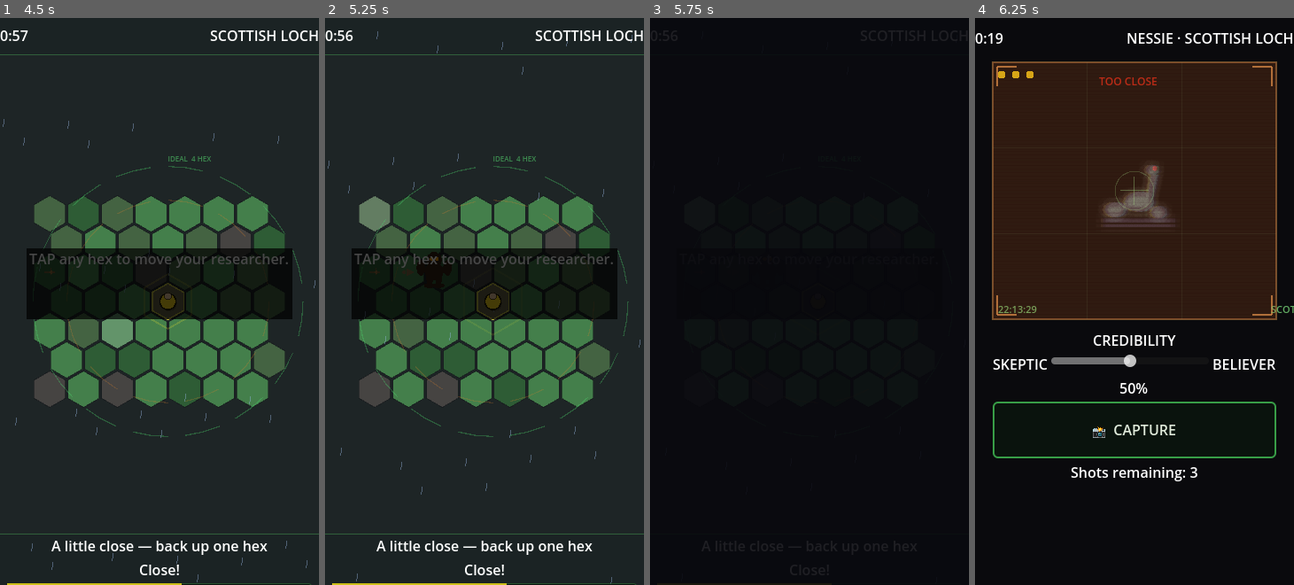
Above: before the commit, frames 1-4 (left to right).
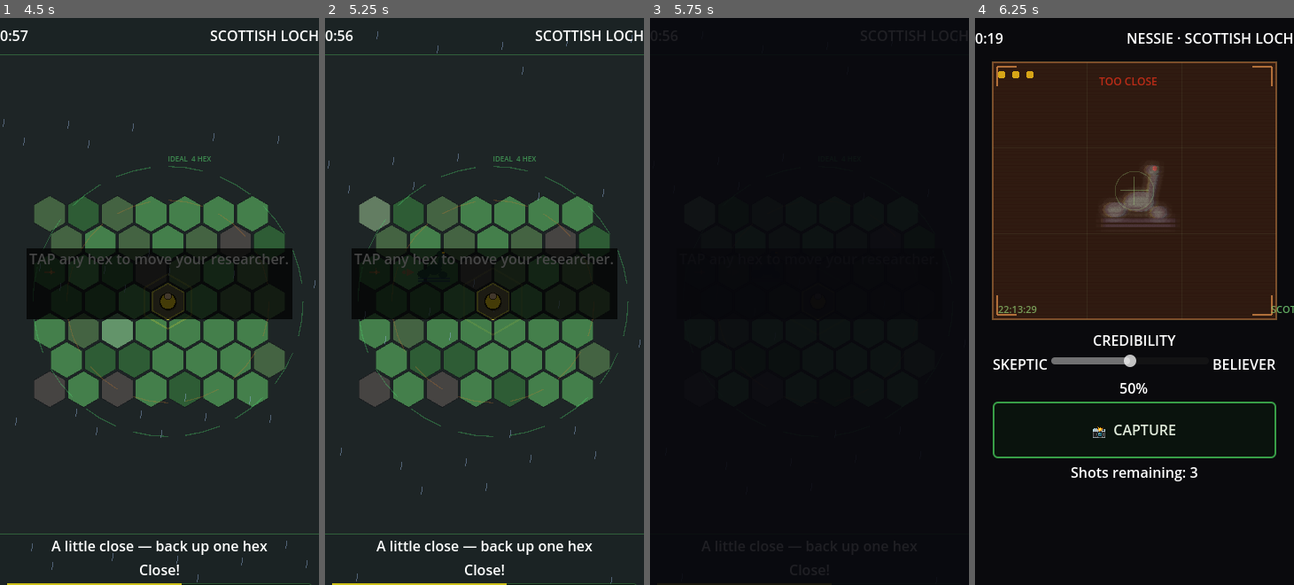
Above: after the commit, the same moments.

Repository: deepaanna/Sighting
Game: Godot game, scene res://scenes/game_specific/menu/main_menu.tscn
The game is run twice, just before and just after one commit, with the same random seed, the same clock (stepped at 60 frames per second) and the same inputs.
Inputs (mouse positions are in pixels of both pictures, inside the frame that each line leads up to):
- Up to frame 1 (4.5 s): click "START EXPEDITION" at 0.5 s; click "BEGIN EXPEDITION" at 1.25 s; move the mouse to (229, 273) at 2.02 s; click (229, 273) at 2.17 s; tap Enter at 2.75, 3.5, 4.25 s; drag from (95, 329) to (143, 414) at 2.77 s; move the mouse to (191, 176) at 3.52 s; click (191, 176) at 3.67 s; drag from (143, 414) to (63, 216) at 4.27 s
- Up to frame 2 (5.25 s): tap Enter at 5 s; move the mouse to (580, 386) at 5.02 s; click (580, 386) at 5.17 s
- Up to frame 3 (5.75 s): no input
- Up to frame 4 (6.25 s): tap Enter at 5.75 s; drag from (1038, 216) to (1086, 159) at 5.77 s

Frame 1 is identical in both runs. In frame 2, less than 0.1% of the frame differs, in the area x 28-38%, y 41-45%; in frame 3, less than 0.1%; in frame 4, nothing differs.

Commit message:
Added Haptics and fx

Diff:
--- a/scenes/game_specific/camera/camera_phase.gd
+++ b/scenes/game_specific/camera/camera_phase.gd
@@ -372,10 +372,51 @@
 func _on_slider_changed(val: float) -> void:
 	_slider_value    = val / 100.0
 	_slider_pct.text = "%d%%" % int(val)
+	if not Codex.get_value("sighting", "slider_tooltip_shown", false):
+		if val < 25.0 or val > 75.0:
+			Codex.set_value("sighting", "slider_tooltip_shown", true)
+			_show_slider_tooltip(val > 50.0)
+
+
+func _show_slider_tooltip(is_believer: bool) -> void:
+	var side := "BELIEVER" if is_believer else "SKEPTIC"
+	var lbl                  := Label.new()
+	lbl.text                  = "%s extremes cut your score.\nDrag the dial toward CENTER\nfor the sharpest result." % side
+	lbl.horizontal_alignment  = HORIZONTAL_ALIGNMENT_CENTER
+	lbl.autowrap_mode         = TextServer.AUTOWRAP_WORD
+	lbl.size                  = Vector2(288, 68)
+	lbl.position              = Vector2(36, 292)
+	lbl.z_index               = 20
+	lbl.modulate              = Color(1.0, 0.78, 0.18, 0.0)
+	var bg                   := ColorRect.new()
+	bg.color                  = Color(0.0, 0.0, 0.0, 0.84)
+	bg.size                   = lbl.size
+	bg.mouse_filter           = Control.MOUSE_FILTER_IGNORE
+	lbl.add_child(bg)
+	lbl.move_child(bg, 0)
+	add_child(lbl)
+	var tw := create_tween()
+	tw.tween_property(lbl, "modulate:a", 1.0, 0.30)
+	tw.tween_interval(4.5)
+	tw.tween_property(lbl, "modulate:a", 0.0, 0.40)
+	tw.tween_callback(lbl.queue_free)
 
 
 func _flash_shutter() -> void:
 	AudioManager.play_sfx("shutter")
+
+	# Punchy 2-step screen shake — shakes viewfinder and HUD together
+	var dx := randf_range(5.0, 9.0) * (1.0 if randi() % 2 == 0 else -1.0)
+	var dy := randf_range(3.0, 6.0) * (1.0 if randi() % 2 == 0 else -1.0)
+	var st := create_tween()
+	st.tween_property(self,  "position", Vector2(dx, dy),                   0.028)
+	st.tween_property(self,  "position", Vector2(-dx * 0.35, -dy * 0.35),   0.032)
+	st.tween_property(self,  "position", Vector2.ZERO,                       0.055)
+	var ht := create_tween()
+	ht.tween_property($HUD, "offset", Vector2(dx, dy),                      0.028)
+	ht.tween_property($HUD, "offset", Vector2(-dx * 0.35, -dy * 0.35),      0.032)
+	ht.tween_property($HUD, "offset", Vector2.ZERO,                         0.055)
+
 	var flash        := ColorRect.new()
 	flash.color       = Color(1.0, 1.0, 1.0, 0.75)
 	flash.set_anchors_preset(Control.PRESET_FULL_RECT)
--- a/scenes/game_specific/field/cryptid.gd
+++ b/scenes/game_specific/field/cryptid.gd
@@ -1,12 +1,17 @@
-## Cryptid — Visual token for the cryptid on the field.
-## Concealed until researcher enters camera range.
-## Draws a rough, intentionally-sketchy Bigfoot silhouette.
-## Step 6 will replace _draw() with per-cryptid sprites + blur shaders.
+## Cryptid — Visual token on the field hex grid.
+## Hidden until researcher enters camera range, then briefly revealed before
+## the camera phase launches. Draws a per-cryptid silhouette.
 
 extends Node2D
 
 var _revealed := false
-var _tween: Tween
+var _ctype    := "bigfoot"
+var _tween:   Tween
+
+
+func setup(ctype: String) -> void:
+	_ctype = ctype
+	queue_redraw()
 
 
 func reveal() -> void:
@@ -25,7 +30,6 @@
 	queue_redraw()
 
 
-## Tween to new world position — slower than the researcher to feel lumbering.
 func move_to(world_pos: Vector2) -> void:
 	if _tween:
 		_tween.kill()
@@ -36,30 +40,102 @@
 func _draw() -> void:
 	if not _revealed:
 		return
-	var fur  := Color(0.20, 0.13, 0.08)
-	var eye  := Color(0.92, 0.60, 0.05)
-	# Feet
-	_blob(Vector2(-5, 15), 7, 3, fur)
-	_blob(Vector2(5, 15), 7, 3, fur)
-	# Legs
-	_blob(Vector2(-5, 7), 4, 8, fur)
-	_blob(Vector2(5, 7), 4, 8, fur)
-	# Body
-	_blob(Vector2(0, -1), 11, 10, fur)
-	# Arms (raised, menacing)
-	_blob(Vector2(-15, -5), 5, 9, fur)
-	_blob(Vector2(15, -5), 5, 9, fur)
-	# Head
-	_blob(Vector2(0, -14), 9, 9, fur)
-	# Eyes
-	draw_circle(Vector2(-3, -15), 2.2, eye)
-	draw_circle(Vector2(3, -15), 2.2, eye)
+	match _ctype:
+		"nessie":     _draw_nessie()
+		"mothman":    _draw_mothman()
+		"chupacabra": _draw_chupacabra()
+		_:            _draw_bigfoot()
 
 
-## Approximate ellipse via polygon.
+# ── Bigfoot ───────────────────────────────────────────────────────────────
+
+func _draw_bigfoot() -> void:
+	var fur := Color(0.20, 0.13, 0.08)
+	var eye := Color(0.92, 0.60, 0.05)
+	_blob(Vector2(-5, 15),  7,  3, fur)
+	_blob(Vector2( 5, 15),  7,  3, fur)
+	_blob(Vector2(-5,  7),  4,  8, fur)
+	_blob(Vector2( 5,  7),  4,  8, fur)
+	_blob(Vector2( 0, -1), 11, 10, fur)
+	_blob(Vector2(-15, -5), 5,  9, fur)
+	_blob(Vector2( 15, -5), 5,  9, fur)
+	_blob(Vector2( 0, -14), 9,  9, fur)
+	draw_circle(Vector2(-3, -15), 2.2, eye)
+	draw_circle(Vector2( 3, -15), 2.2, eye)
+
+
+# ── Nessie ────────────────────────────────────────────────────────────────
+
+func _draw_nessie() -> void:
+	var body  := Color(0.10, 0.24, 0.18)
+	var water := Color(0.08, 0.16, 0.30, 0.55)
+	var eye   := Color(0.88, 0.68, 0.08)
+	# Humps
+	_blob(Vector2(-12, 2), 7, 5, body)
+	_blob(Vector2(  0,-3), 9, 6, body)
+	_blob(Vector2( 10, 3), 5, 4, body)
+	# Neck + head
+	var neck := PackedVector2Array([
+		Vector2(3, -5), Vector2(8, -5), Vector2(11, -18), Vector2(6, -19)
+	])
+	draw_colored_polygon(neck, body)
+	_blob(Vector2(7, -21), 4, 3, body)
+	draw_circle(Vector2(10, -22), 1.4, eye)
+	# Water surface
+	draw_line(Vector2(-18, 7), Vector2(18, 7), water, 2.5)
+	draw_line(Vector2(-18, 10), Vector2(18, 10), water, 1.5)
+
+
+# ── Mothman ───────────────────────────────────────────────────────────────
+
+func _draw_mothman() -> void:
+	var wing  := Color(0.07, 0.05, 0.10)
+	var torso := Color(0.12, 0.08, 0.16)
+	var eye   := Color(0.92, 0.06, 0.04)
+	# Wings
+	var lw := PackedVector2Array([
+		Vector2(0, -6), Vector2(-22, -13), Vector2(-22, 5), Vector2(-8, 8)
+	])
+	var rw := PackedVector2Array([
+		Vector2(0, -6), Vector2( 22, -13), Vector2( 22, 5), Vector2( 8, 8)
+	])
+	draw_colored_polygon(lw, wing)
+	draw_colored_polygon(rw, wing)
+	_blob(Vector2(0, 2), 5, 11, torso)
+	# Glowing eyes
+	draw_circle(Vector2(-3, -8), 3.0, Color(eye.r, eye.g, eye.b, 0.45))
+	draw_circle(Vector2( 3, -8), 3.0, Color(eye.r, eye.g, eye.b, 0.45))
+	draw_circle(Vector2(-3, -8), 1.8, eye)
+	draw_circle(Vector2( 3, -8), 1.8, eye)
+
+
+# ── Chupacabra ────────────────────────────────────────────────────────────
+
+func _draw_chupacabra() -> void:
+	var hide  := Color(0.20, 0.14, 0.10)
+	var spine := Color(0.52, 0.16, 0.06)
+	var eye   := Color(0.82, 0.06, 0.04)
+	# Crouched body
+	var bod := PackedVector2Array([
+		Vector2(-10, 12), Vector2(-14, 2), Vector2(-8, -8),
+		Vector2( 2, -11), Vector2(12, -3), Vector2(13, 9),
+		Vector2( 3, 14),
+	])
+	draw_colored_polygon(bod, hide)
+	_blob(Vector2(-8, 15), 3, 4, hide)
+	_blob(Vector2( 5, 16), 3, 4, hide)
+	# Spine ridges
+	for i: int in 4:
+		draw_circle(Vector2(-5.0 + i * 4.5, -9.5), 2.2, spine)
+	draw_circle(Vector2(-6, -4), 2.2, eye)
+	draw_circle(Vector2(-6, -4), 1.0, Color(1.0, 0.4, 0.3))
+
+
+# ── Shared ────────────────────────────────────────────────────────────────
+
 func _blob(center: Vector2, rx: float, ry: float, color: Color, segs: int = 10) -> void:
 	var p := PackedVector2Array()
-	for i in segs:
-		var a := TAU * i / segs
+	for i: int in segs:
+		var a := TAU * float(i) / float(segs)
 		p.append(center + Vector2(cos(a) * rx, sin(a) * ry))
 	draw_colored_polygon(p, color)
--- a/scenes/game_specific/field/field.gd
+++ b/scenes/game_specific/field/field.gd
@@ -104,6 +104,7 @@
 
 	_daily            = DailyCryptid.get_today()
 	_sweet_spot       = _daily.get("sweet_spot", 3)
+	_cryptid.setup(_daily.get("cryptid_type", "bigfoot") as String)
 	_zone_label.text  = _daily.get("zone_display", "UNKNOWN")
 	_hint_label.text  = ""
 	_running          = true
--- a/scenes/game_specific/field/proximity_system.gd
+++ b/scenes/game_specific/field/proximity_system.gd
@@ -16,11 +16,12 @@
 
 var _current_level := 0
 var _pulse_timer   := 0.0
-var _is_android    := false
+var _has_haptics   := false
 
 
 func _ready() -> void:
-	_is_android = OS.get_name() == "Android"
+	var platform := OS.get_name()
+	_has_haptics = platform == "Android" or platform == "iOS"
 
 
 # =====================================================================
@@ -86,7 +87,7 @@
 
 
 func _buzz(duration: int, amplitude: float) -> void:
-	if _is_android:
+	if _has_haptics:
 		Input.vibrate_handheld(duration, amplitude)
 
 
--- a/scenes/game_specific/result/result.gd
+++ b/scenes/game_specific/result/result.gd
@@ -24,8 +24,9 @@
 @onready var _unlock_label:  Label      = $HUD/Content/UnlockLabel
 @onready var _home_btn:      Button     = $HUD/Content/NavRow/HomeButton
 @onready var _retry_btn:     Button     = $HUD/Content/NavRow/RetryButton
-@onready var _share_btn:     Button     = $HUD/Content/ActionRow/ShareButton
+@onready var _share_btn:      Button     = $HUD/Content/ActionRow/ShareButton
 @onready var _gallery_btn:   Button     = $HUD/Content/ActionRow/GalleryButton
+@onready var _action_row:    HBoxContainer = $HUD/Content/ActionRow
 
 var _score:        int    = 0
 var _grade_letter: String = "F"
@@ -114,6 +115,16 @@
 	UIStyler.style_button(_gallery_btn, UIStyler.ACCENT_MUTED)
 	UIStyler.style_button(_boost_btn,   UIStyler.ACCENT_ORANGE)
 
+	# Share Feed button — added dynamically so it only appears for non-F grades
+	if _grade_idx < 5:
+		var feed_btn                    := Button.new()
+		feed_btn.text                    = "SHARE FEED"
+		feed_btn.size_flags_horizontal   = Control.SIZE_EXPAND_FILL
+		feed_btn.custom_minimum_size     = Vector2(0, 40)
+		UIStyler.style_button(feed_btn, UIStyler.ACCENT_MUTED)
+		feed_btn.pressed.connect(_on_share_feed_pressed)
+		_action_row.add_child(feed_btn)
+
 	queue_redraw()
 
 	SightingCodex.on_run_complete(_grade_idx, _ctype, _score)
@@ -235,6 +246,22 @@
 		ShareManager.capture_and_share(text, {
 			"score": _score, "grade": _grade_letter, "game_name": "SIGHTING!",
 		})
+
+
+func _on_share_feed_pressed() -> void:
+	var comment := _theory_feed.get_top_comment()
+	if comment.is_empty():
+		return
+	var text := "%s\n\n%s sighting — Grade %s (%d/100)\n#SIGHTING #ConspiracyCodex" % [
+		comment, _ctype.to_upper(), _grade_letter, _score,
+	]
+	var filename := Codex.get_value("sighting", "_last_photo_file", "") as String
+	if filename != "" and FileAccess.file_exists("user://gallery/" + filename):
+		ShareManager._system_share(
+			ProjectSettings.globalize_path("user://gallery/" + filename), text
+		)
+	else:
+		ShareManager.capture_and_share(text, {"game_name": "SIGHTING!"})
 
 
 func _on_gallery_pressed() -> void:
--- a/scenes/game_specific/result/theory_feed.gd
+++ b/scenes/game_specific/result/theory_feed.gd
@@ -94,6 +94,12 @@
 
 
 # ── Public API ────────────────────────────────────────────────────────────
+
+func get_top_comment() -> String:
+	if _comments.is_empty():
+		return ""
+	return (_comments[0] as Label).text
+
 
 func start(grade_idx: int, cryptid: String, zone: String) -> void:
 	_reset()
